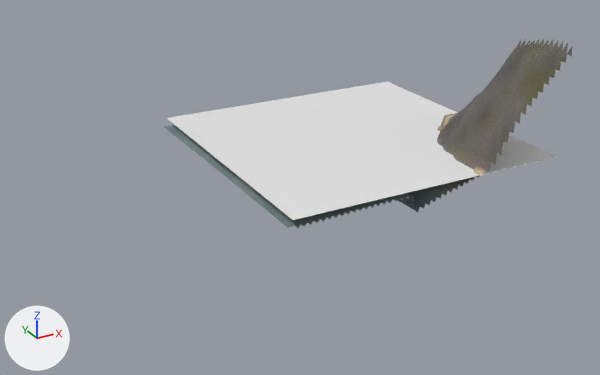
Renders of the glTF model eloria-assets/maps/continent-v2/stagheath/client/chunks/07_10/world.glb from each side of a commit.
Before and after are seen from a 50 mm lens placed at (-384.1, -261.9, 97.5), pointed at (-271.3, -56.8, -5.0). Arrows for +X, +Y and +Z are at lower left; the lights stay in place. The older version comes first. Where no turn or scale is listed for an object, it has been applied to the vertices. Vertices at exactly the same position are counted once.

Before the edit, the objects in view are built like this:
```python
me_authoredground_stagheathbase_stagheath_07_10 = bpy.data.meshes.new('AuthoredGround_stagheathBase_stagheath_07_10')
me_authoredground_stagheathbase_stagheath_07_10.from_pydata(...)  # 2496 vertices, 4608 faces; spans x 639.0..737.0, y -6603.0..-6505.0, z -12.0..36.4
me_authoredground_stagheathbase_stagheath_07_10.materials.append(mat_authored_stagheathbase)
me_terrain_stagheath_07_10 = bpy.data.meshes.new('Terrain_stagheath_07_10')
me_terrain_stagheath_07_10.from_pydata(...)  # 2401 vertices, 4608 faces; spans x 639.0..735.0, y -6601.0..-6505.0, z -12.1..34.2
me_terrain_stagheath_07_10.materials.append(mat_continental_ground)
me_water_stagheath_07_10 = bpy.data.meshes.new('Water_stagheath_07_10')
me_water_stagheath_07_10.from_pydata([(640.0, -6506.0, 0.0), (640.0, -6602.0, 0.0), (736.0, -6602.0, 0.0), (736.0, -6506.0, 0.0)], [], [(0, 1, 2), (2, 3, 0)])
me_water_stagheath_07_10.materials.append(mat_water_sea)  # its picture is missing
ob_authoredground_stagheathbase_stagheath_07_10 = bpy.data.objects.new('AuthoredGround_stagheathBase_stagheath_07_10', me_authoredground_stagheathbase_stagheath_07_10)
ob_authoredground_stagheathbase_stagheath_07_10.location = (-929.0, 6517.0, 0.0)
ob_terrain_stagheath_07_10 = bpy.data.objects.new('Terrain_stagheath_07_10', me_terrain_stagheath_07_10)
ob_terrain_stagheath_07_10.location = (-929.0, 6517.0, 0.0)
ob_water_stagheath_07_10 = bpy.data.objects.new('Water_stagheath_07_10', me_water_stagheath_07_10)
ob_water_stagheath_07_10.location = (-929.0, 6517.0, 0.0)
```
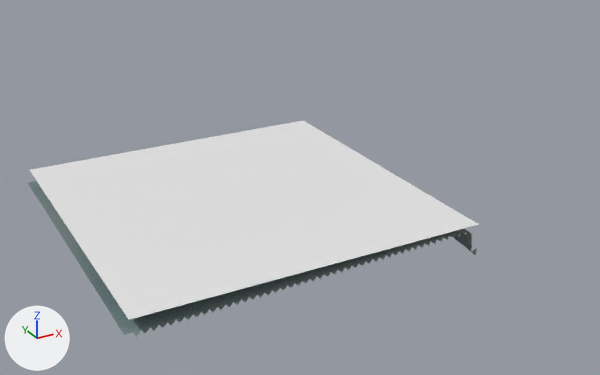
The change in detail:
me_terrain_stagheath_07_10 is used by ob_terrain_stagheath_07_10; location (-929.0, 6517.0, 0.0).
me_terrain_stagheath_07_10 had 2401 vertices, 4608 faces and spanned x 639.0..735.0, y -6601.0..-6505.0, z -12.1..34.2.
me_terrain_stagheath_07_10 now has 2401 vertices, 4608 faces and spans x 585.0..681.0, y -6627.0..-6531.0, z -8.4..-1.5.
me_terrain_stagheath_07_10 part 1: 2401 of 2401 vertices moved; they spanned x 639.0..735.0, y -6601.0..-6505.0, z -12.1..34.2 and now span x 585.0..681.0, y -6627.0..-6531.0, z -8.4..-1.5; mean shift (-54.0, -26.0, -1.9).
me_water_stagheath_07_10 is used by ob_water_stagheath_07_10; location (-929.0, 6517.0, 0.0).
me_water_stagheath_07_10 had 4 vertices, 2 faces and spanned x 640.0..736.0, y -6602.0..-6506.0, z 0.0.
me_water_stagheath_07_10 now has 4 vertices, 2 faces and spans x 586.0..682.0, y -6628.0..-6532.0, z 0.0.
me_water_stagheath_07_10 part 2: the whole mesh is moved by (-54.0, -26.0, 0.0).
me_authoredground_stagheathbase_stagheath_07_10 is used by ob_authoredground_stagheathbase_stagheath_07_10; location (-929.0, 6517.0, 0.0).
me_authoredground_stagheathbase_stagheath_07_10 had 2496 vertices, 4608 faces and spanned x 639.0..737.0, y -6603.0..-6505.0, z -12.0..36.4.
me_authoredground_stagheathbase_stagheath_07_10 now has 2496 vertices, 4608 faces and spans x 585.0..683.0, y -6629.0..-6531.0, z -8.7..-1.5.
me_authoredground_stagheathbase_stagheath_07_10 part 3: 2496 of 2496 vertices moved; they spanned x 639.0..737.0, y -6603.0..-6505.0, z -12.0..36.4 and now span x 585.0..683.0, y -6629.0..-6531.0, z -8.7..-1.5; mean shift (-54.0, -26.0, -2.2).
me_authoredground_stagheathbase_stagheath_07_10 part 4: 2746 faces centred in x 640.3..735.7, y -6601.7..-6506.3, z -11.8..1.3 are repainted in the vertex colours; the middle colour goes from grey #889b9c to grey #839595.
me_authoredground_stagheathbase_stagheath_07_10 part 5: 1862 faces centred in x 640.3..735.7, y -6601.7..-6523.7, z -9.7..34.8 are repainted in the vertex colours; the middle colour goes from grey #738280 to grey #7d8f8f.

Where the change shows, as pixel boxes [x1, y1, x2, y2] in the pictures (600 x 375 px; the box of a moved part takes in the faces that stretch with it):
'Water_stagheath_07_10', mesh moved
    before: [167, 82, 558, 220]
    after: [30, 121, 478, 320]
'AuthoredGround_stagheathBase_stagheath_07_10', reshaped, recoloured
    before: [166, 39, 573, 229]
    after: [29, 182, 477, 337]
'Terrain_stagheath_07_10', reshaped (mostly hidden)
    before: [164, 125, 414, 228]
    after: [28, 181, 471, 335]
part 3 of me_authoredground_stagheathbase_stagheath_07_10, moved or reshaped
    before: [166, 39, 573, 229]
    after: [29, 182, 477, 337]
part 4 of me_authoredground_stagheathbase_stagheath_07_10, recoloured
    before: [166, 113, 485, 206]
    after: [29, 182, 385, 301]
part 5 of me_authoredground_stagheathbase_stagheath_07_10, recoloured
    before: [265, 39, 573, 229]
    after: [106, 229, 477, 337]
